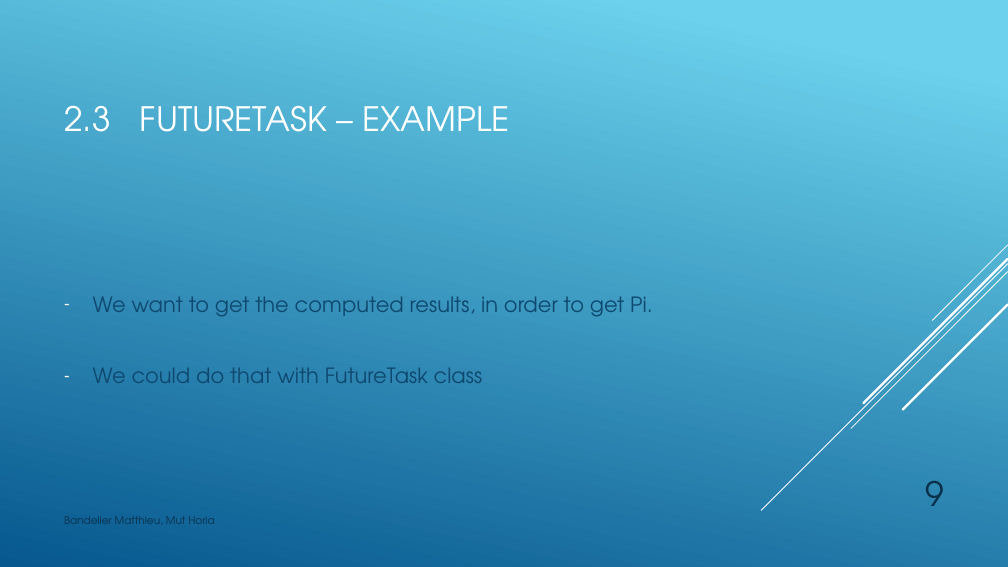
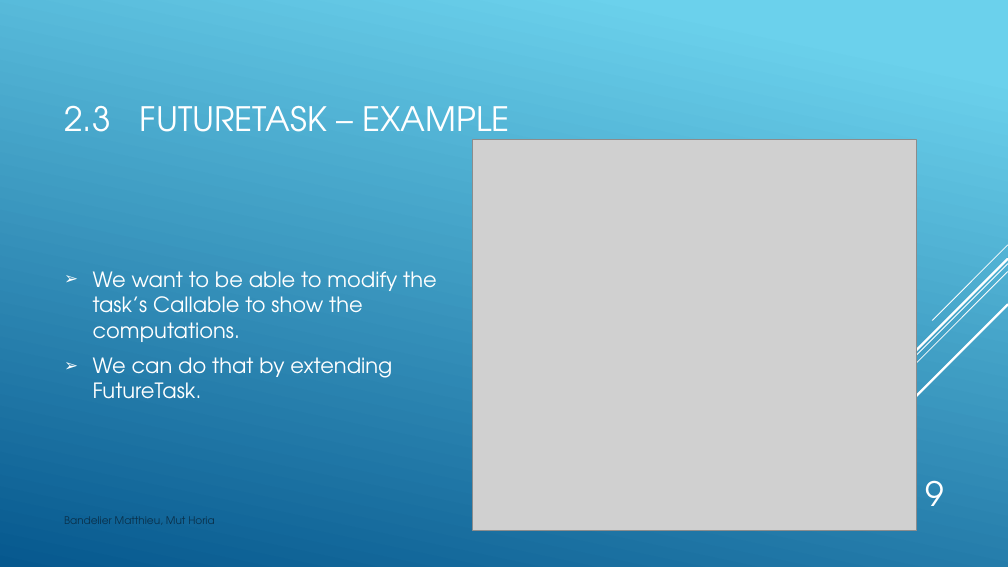
Before and after one commit to Drakesinger/FutureTaskAndCallable, a slide deck: slide 9 of presentation/CallableFutureTask.pptx. Drawn at 1008x567 pixels with LibreOffice and Linux fonts; fonts in the diff are those of the drawing; grey boxes stand for pictures. Boxes give left, top, right and bottom in pixels: in the first picture for what was removed or moved away, otherwise in the second. Text is boxed around its words. In the diff, an @@ line names an element or a change of style, - is before the commit and + after.

Commit message:
Finish FutureTask part of the presentation.

```diff
--- a/presentation/CallableFutureTask.pptx
+++ b/presentation/CallableFutureTask.pptx
@@ picture added at <box>473,139,917,531</box> @@
@@ text at <box>93,271,437,399</box>: text changed; text colour #0F496F to #FFFFFF @@
-– We want to get the computed results, in order to get Pi.
-– We could do that with FutureTask class
+➢ We want to be able to modify the task’s Callable to show the computations.
+➢ We can do that by extending FutureTask.
@@ page number at <box>925,480,944,506</box>: text colour #0A304A to #FFFFFF @@
```
Also in this commit, not shown: 5 other slides changed.
